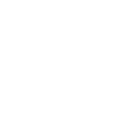
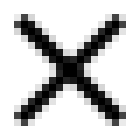
Revision of a layered (140, 140) image; what changed, layer by layer:
added group "nohighlight" with 11 layers above "图层 1" over [14, 14, 126, 126]
added group "dark" (2nd of 2, in "nohighlight") with 5 layers in group "nohighlight" over [14, 14, 126, 126]
added layer "形状 5" (2nd of 2, in "nohighlight" › "dark") in group "dark" over [14, 14, 126, 126]
hid "形状 3" (4th of 4, in "nohighlight" › "light"), moved it into group "light" over [14, 14, 126, 126]
